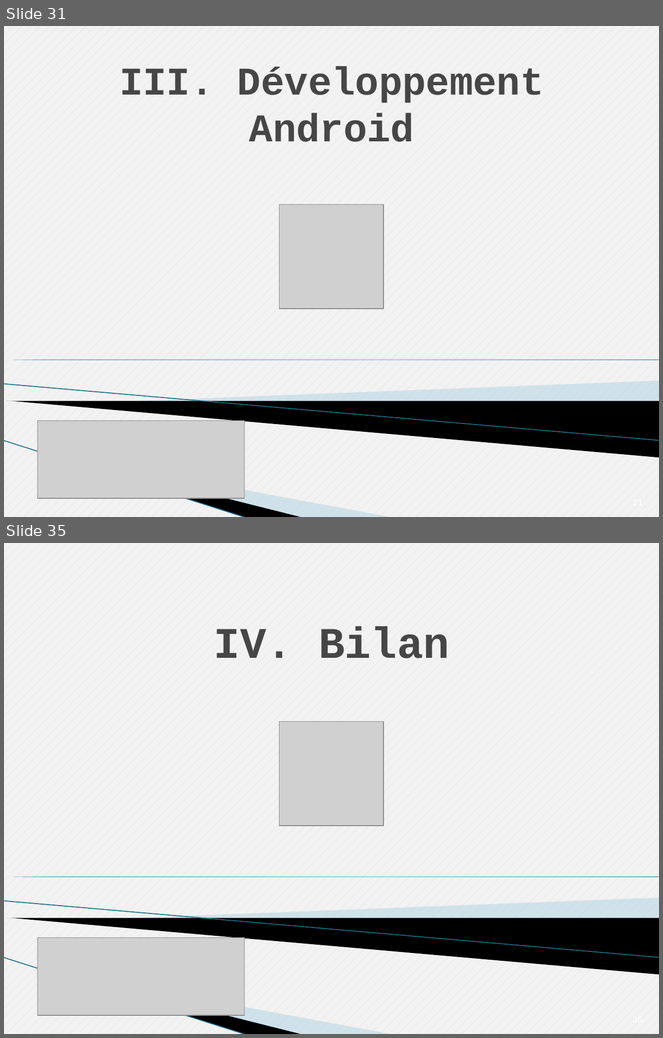
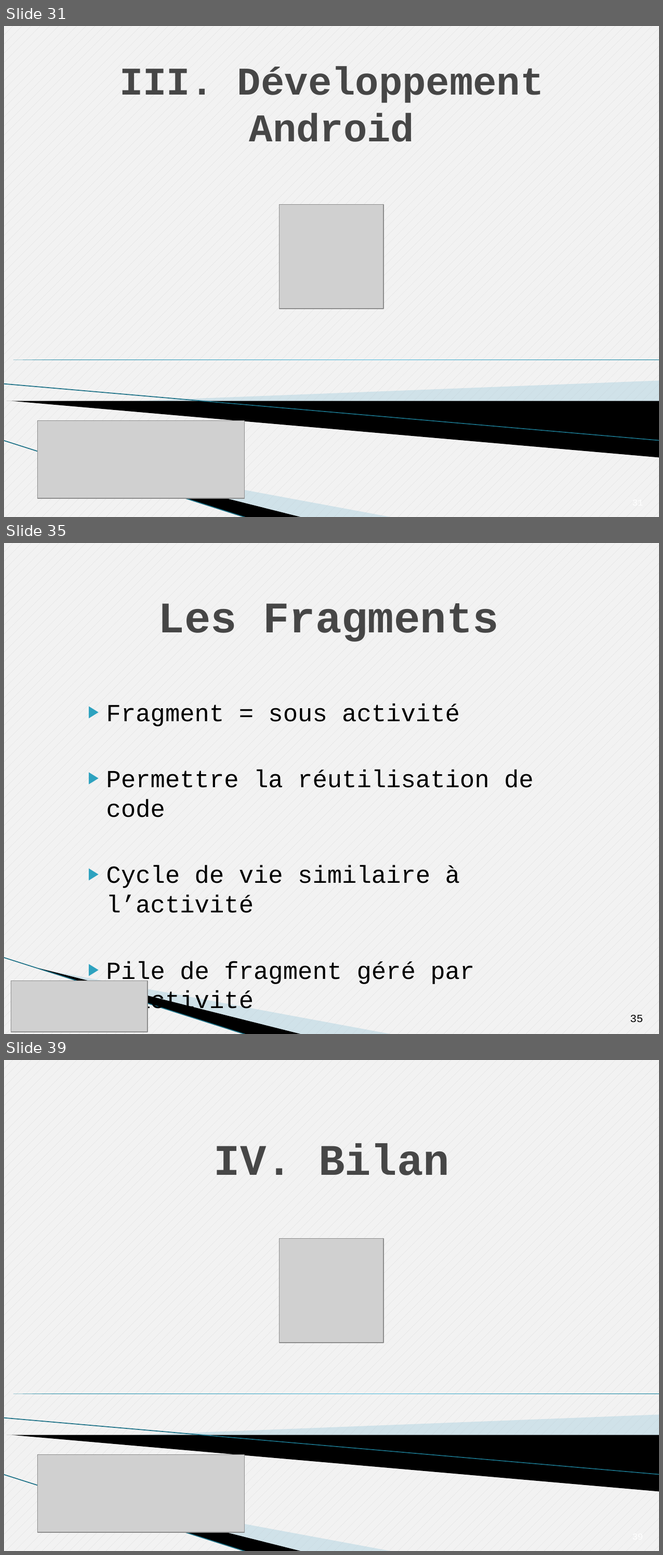
Before and after one commit to Tenacy/AndroidProject, a slide deck: Rapport/Presentation.pptx. Shown one above the other, each under a label of ours: slides 31 and 35 before the commit, slides 31, 35 and 39 after it; the slides between them are not shown. The pictures are 663x1038 and 663x1555 pixels, drawn with LibreOffice and Linux fonts; fonts in the diff are those of the drawing; grey boxes stand for pictures; background and template pictures are left out. Boxes give left, top, right and bottom in pixels: in the first picture for what was removed or moved away, otherwise in the second. Text is boxed around its words. In the diff, an @@ line names an element or a change of style, - is before the commit and + after.

```diff
--- a/Rapport/Presentation.pptx
+++ b/Rapport/Presentation.pptx
@@ slide 35 added at [4,543,659,1034], background pattern #D9D9D9 on #F2F2F2; not listed: 3 template elements that a slide beside it also shows @@
@@ text added at [158,603,499,642], 48 pt, text #464646, bold @@
+Les Fragments
@@ text added at [106,704,534,1016], 27 pt, text #000000 @@
+▶ Fragment = sous activité
+▶ Permettre la réutilisation de code
+▶ Cycle de vie similaire à l’activité
+▶ Pile de fragment géré par l’activité
@@ picture added at [11,981,148,1032] @@
@@ page number added at [630,1015,643,1023], 12 pt, text #000000 @@
+35
@@ what was slide 35 is now slide 39 @@
```
Also in this commit, not shown: 4 slides changed, 7 other slides added, 2 slides removed, 1 other file.
